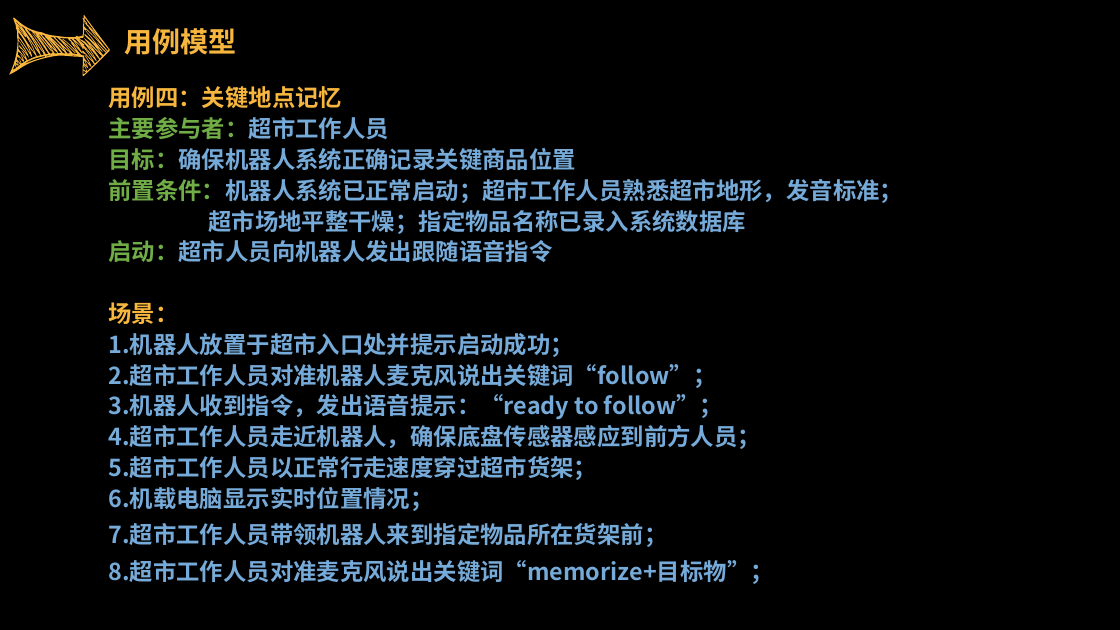
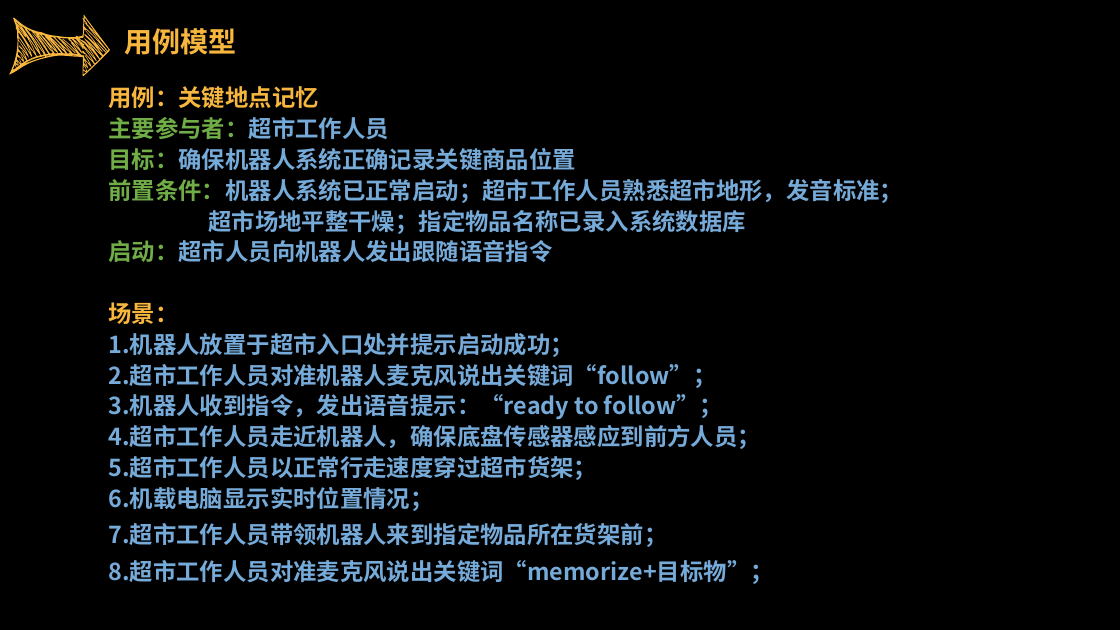
Before and after one commit to sebuaa2019/Team103, a slide deck: slide 10 of SE0423答辩TEAM103.pptx (slide 12 before the commit). Drawn at 1120x630 pixels with LibreOffice and Linux fonts; fonts in the diff are those of the drawing. Boxes give left, top, right and bottom in pixels: in the first picture for what was removed or moved away, otherwise in the second. Text is boxed around its words. In the diff, an @@ line names an element or a change of style, - is before the commit and + after.

```diff
--- a/SE0423答辩TEAM103.pptx
+++ b/SE0423答辩TEAM103.pptx
@@ text at bbox=[108, 86, 318, 108]: text changed @@
-用例四：关键地点记忆
+用例：关键地点记忆
```
Also in this commit, not shown: 5 other slides changed, 2 slides removed, 1 other file.
